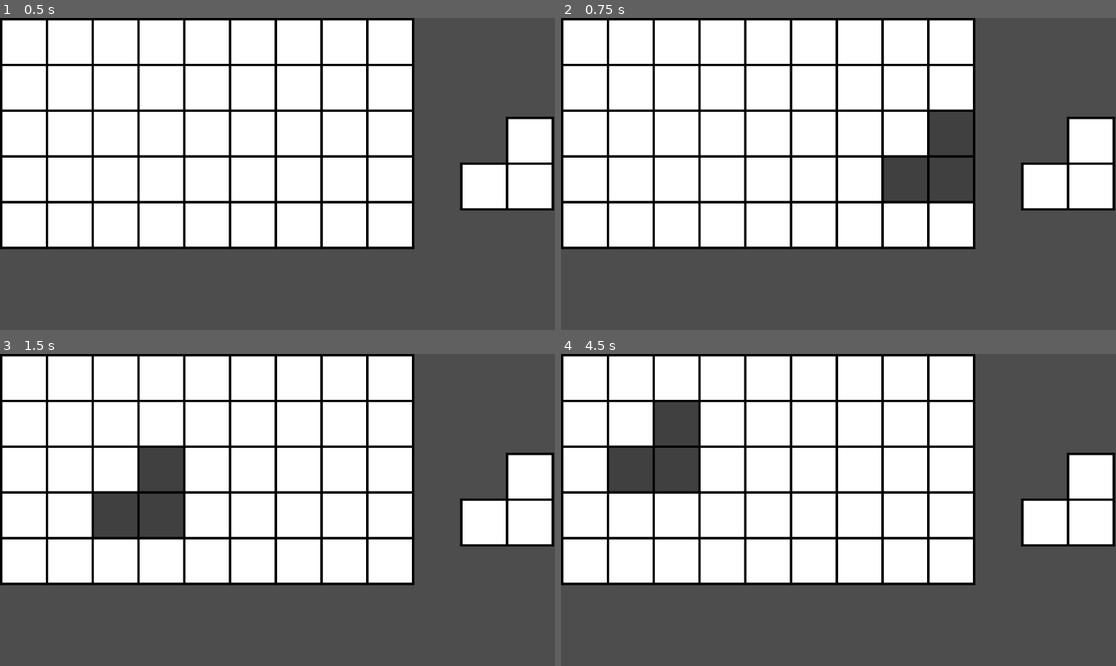
Above: before the commit, frames 1-4 (two rows, left to right).
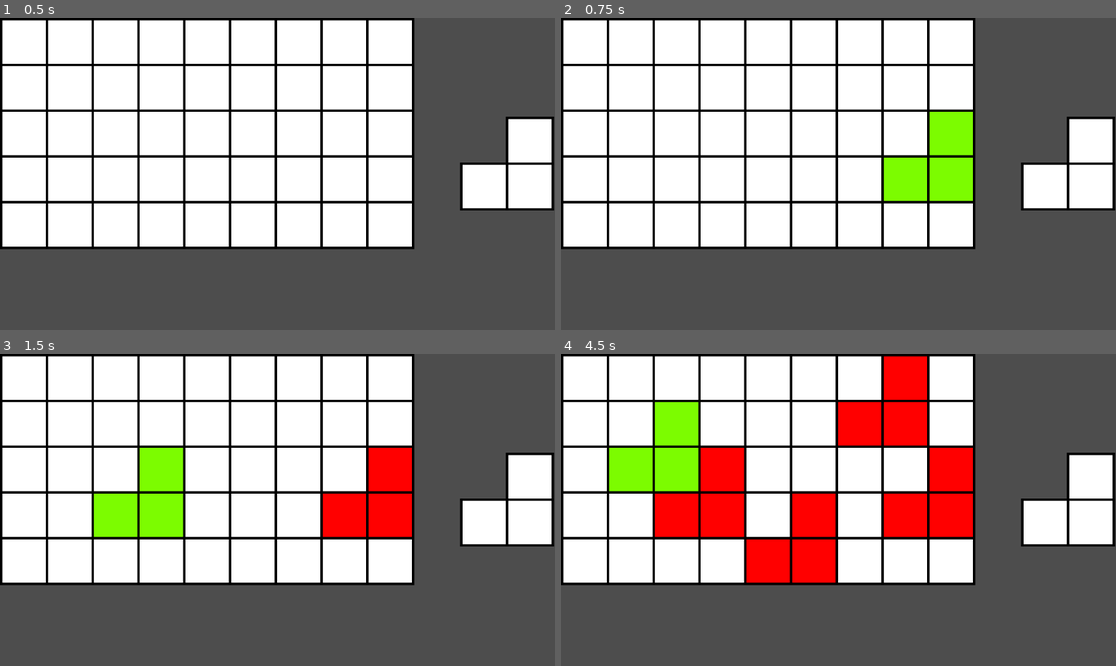
Above: after the commit, the same moments.

Repository: AI-Sturdy-Group/seudo-tetris
Game: Godot game, scene res://Scenes/board.tscn
The game is run twice, just before and just after one commit, with the same random seed, the same clock (stepped at 60 frames per second) and the same inputs.
Inputs (mouse positions are in pixels of both pictures, inside the frame that each line leads up to):
- Up to frame 1 (0.5 s): no input
- Up to frame 2 (0.75 s): tap Enter at 0.5 s; move the mouse to (960, 158) at 0.52 s; click (960, 158) at 0.67 s
- Up to frame 3 (1.5 s): tap Space at 1.25 s; move the mouse to (166, 525) at 1.27 s; click (166, 525) at 1.42 s
- Up to frame 4 (4.5 s): tap Enter at 2, 3.5 s; move the mouse to (894, 441) at 2.02 s; click (894, 441) at 2.17 s; tap Space at 2.75, 4.25 s; move the mouse to (810, 572) at 2.77 s; click (810, 572) at 2.92 s; move the mouse to (1005, 556) at 3.52 s; click (1005, 556) at 3.67 s; move the mouse to (672, 463) at 4.27 s; click (672, 463) at 4.42 s

Frame 1 is identical in both runs. In frame 2, 3.3% of the frame differs, in the area x 58-75%, y 30-59%; in frame 3, 6.6%; in frame 4, 17%, in the area x 8-75%, y 0-74%.

Commit message:
Add cell script and its methods, refactor and add click handling and piece positioning

Diff:
--- a/Scenes/board.gd
+++ b/Scenes/board.gd
@@ -1,11 +1,7 @@
 extends Node2D
 
 var _board_objects = []
-var _positioned_objects = []
-var _hovered_objects = []
-var DEFAULT_COLOR = Color(1, 1, 1, 1)
-var DEFAULT_HOVERED_COLOR = Color(0.5,0.5,0.5,0.5)
-var DEFAULT_PLACED_COLOLR = Color(1, 0, 0, 1)
+
 # Called when the node enters the scene tree for the first time.
 func _ready():
 	_createBoard()
@@ -48,35 +44,85 @@
 
 func _input(event):
 	if event is InputEventMouseMotion:
-		_get_stepped_grid(event.position)
+		_handle_mouse_move(event.position)
 
-func _get_stepped_grid(mouse_position: Vector2):
+	if event is InputEventMouseButton:
+		if event.button_index == MOUSE_BUTTON_LEFT and event.pressed:
+			_handle_mouse_click(event.position)
+
+func _handle_mouse_click(mouse_position: Vector2):
+	var valid_placement = _can_object_be_placed(mouse_position)
+	if valid_placement:
+		_place_player_object()
+
+func _handle_mouse_move(mouse_position: Vector2):
 	var grid_objects = _board_objects
 
-	if len(_hovered_objects) > 0:
-		_unhover_objects()
+	_unhover_objects()
 
+	var player_objects = (self as Node).get_child(45)._get_child_positions()
+	for player_object in player_objects:
+		var player_object_x_position = mouse_position.x + (player_object.x * 95)
+		var player_object_y_position = mouse_position.y + (player_object.y * 95)
+		var player_object_position: Vector2 = Vector2(player_object_x_position, player_object_y_position)
+
+		var outside_board = _is_object_outside_board(player_object_position)
+		# if mouse outside board then return
+		if outside_board:
+			continue
+
+		var pointed_object_x_position = floor((player_object_x_position) / 95)
+		var pointed_object_y_position = floor((player_object_y_position) / 95)
+
+		var pointed_object = _get_board_object_from_coordinates(Vector2(pointed_object_x_position, pointed_object_y_position))
+
+		if pointed_object:
+			pointed_object.on_hovered()
+			#_paint_grid_object(pointed_object, DEFAULT_HOVERED_COLOR)
+			#_hovered_objects.append(pointed_object)
+
+func _unhover_objects():
+	var hovered_objects = _get_hovered_objects()
+
+	for hovered_object in hovered_objects:
+		hovered_object.on_default()
+
+func _is_object_outside_board(object_position: Vector2):
+	return 0 > object_position.x or object_position.x > 9 * 95 or 0 > object_position.y or object_position.y > 5*95
+
+func _can_object_be_placed(mouse_position: Vector2):
+	var valid_placement = true
 	var player_objects = (self as Node).get_child(45)._get_child_positions()
 
 	for player_object in player_objects:
 		var player_object_x_position = mouse_position.x + (player_object.x * 95)
 		var player_object_y_position = mouse_position.y + (player_object.y * 95)
-
-		var outside_board = player_object_x_position > 9 * 95 or player_object_y_position > 5*95
-		# if mouse outside board then return
-		if outside_board:
-			return
+		var player_object_position: Vector2 = Vector2(player_object_x_position, player_object_y_position)
 
 		var pointed_object_x_position = floor((player_object_x_position) / 95)
 		var pointed_object_y_position = floor((player_object_y_position) / 95)
-		var pointed_object_index = pointed_object_x_position + pointed_object_y_position * 9
-		if pointed_object_index <= len(grid_objects) - 1:
-			_paint_grid_object(grid_objects[pointed_object_index], DEFAULT_HOVERED_COLOR)
-			_hovered_objects.append(grid_objects[pointed_object_index])
+		var pointed_object = Vector2(pointed_object_x_position, pointed_object_y_position)
 
-func _unhover_objects():
-	for hovered_object in _hovered_objects:
-		_paint_grid_object(hovered_object, DEFAULT_COLOR)
+		var board_object = _get_board_object_from_coordinates(pointed_object)
 
-func _paint_grid_object(grid_object: Node, color: Color):
-	(grid_object.get_child(0)).get_child(0).color = color
+		valid_placement = (board_object != null) and (not board_object.is_positioned())
+
+		if not valid_placement:
+			break
+
+	return valid_placement
+
+func _get_board_object_from_coordinates(coordinates: Vector2):
+	var pointed_object_index = coordinates.x + coordinates.y * 9
+	if pointed_object_index < len(_board_objects):
+		return _board_objects[pointed_object_index]
+
+	return null
+
+func _place_player_object():
+	var hovered_objects = _get_hovered_objects()
+	for hovered_object in hovered_objects:
+		hovered_object.on_positioned()
+
+func _get_hovered_objects():
+	return _board_objects.filter(func (board_object): return board_object.is_hovered());
--- /dev/null
+++ b/Scenes/cell.gd
@@ -0,0 +1,73 @@
+extends Node2D
+
+var DEFAULT_COLOR = Color(1, 1, 1, 1)
+var DEFAULT_HOVERED_COLOR = Color(0.5,0.5,0.5,0.5)
+var DEFAULT_PLACED_COLOR = Color(1, 0, 0, 1)
+var DEFAULT_POSITIONED_AND_HOVERED_COLOR = Color(0.486275, 0.988235, 0, 1)
+
+enum posible_states {
+	default,
+	positioned,
+	hovered,
+	positioned_and_hovered
+}
+
+var state_color = {
+	posible_states.default: DEFAULT_COLOR,
+	posible_states.positioned: DEFAULT_PLACED_COLOR,
+	posible_states.hovered: DEFAULT_HOVERED_COLOR,
+	posible_states.positioned_and_hovered: DEFAULT_POSITIONED_AND_HOVERED_COLOR
+}
+
+var current_state = posible_states.default
+
+# Called when the node enters the scene tree for the first time.
+func _ready():
+	pass # Replace with function body.
+
+
+# Called every frame. 'delta' is the elapsed time since the previous frame.
+func _process(delta):
+	pass
+
+func on_default():
+	if current_state == posible_states.positioned:
+		return
+
+	if current_state == posible_states.positioned_and_hovered:
+		on_positioned()
+		return
+
+	current_state = posible_states.default
+	_paint_cell_according_to_current_state()
+
+
+func on_positioned():
+	if current_state == posible_states.hovered:
+		current_state = posible_states.positioned_and_hovered
+	else:
+		current_state = posible_states.positioned
+
+	_paint_cell_according_to_current_state()
+
+func on_hovered():
+	if current_state == posible_states.positioned:
+		current_state = posible_states.positioned_and_hovered
+	else:
+		current_state = posible_states.hovered
+
+	_paint_cell_according_to_current_state()
+
+func _paint_cell_according_to_current_state():
+	(self.get_child(0)).get_child(0).color = state_color[current_state]
+
+func is_hovered():
+	var is_hovered = current_state == posible_states.hovered or current_state == posible_states.positioned_and_hovered
+
+	return is_hovered
+
+func is_positioned():
+	return current_state == posible_states.positioned or current_state == posible_states.positioned_and_hovered
+
+func get_current_state():
+	return current_state
--- a/Scenes/cell.tscn
+++ b/Scenes/cell.tscn
@@ -1,6 +1,9 @@
-[gd_scene format=3 uid="uid://cu8fgm3lvaa3u"]
+[gd_scene load_steps=2 format=3 uid="uid://cu8fgm3lvaa3u"]
+
+[ext_resource type="Script" path="res://Scenes/cell.gd" id="1_fu0lv"]
 
 [node name="Cell" type="Node2D"]
+script = ExtResource("1_fu0lv")
 
 [node name="Sprite2D" type="ColorRect" parent="."]
 custom_minimum_size = Vector2(100, 100)
